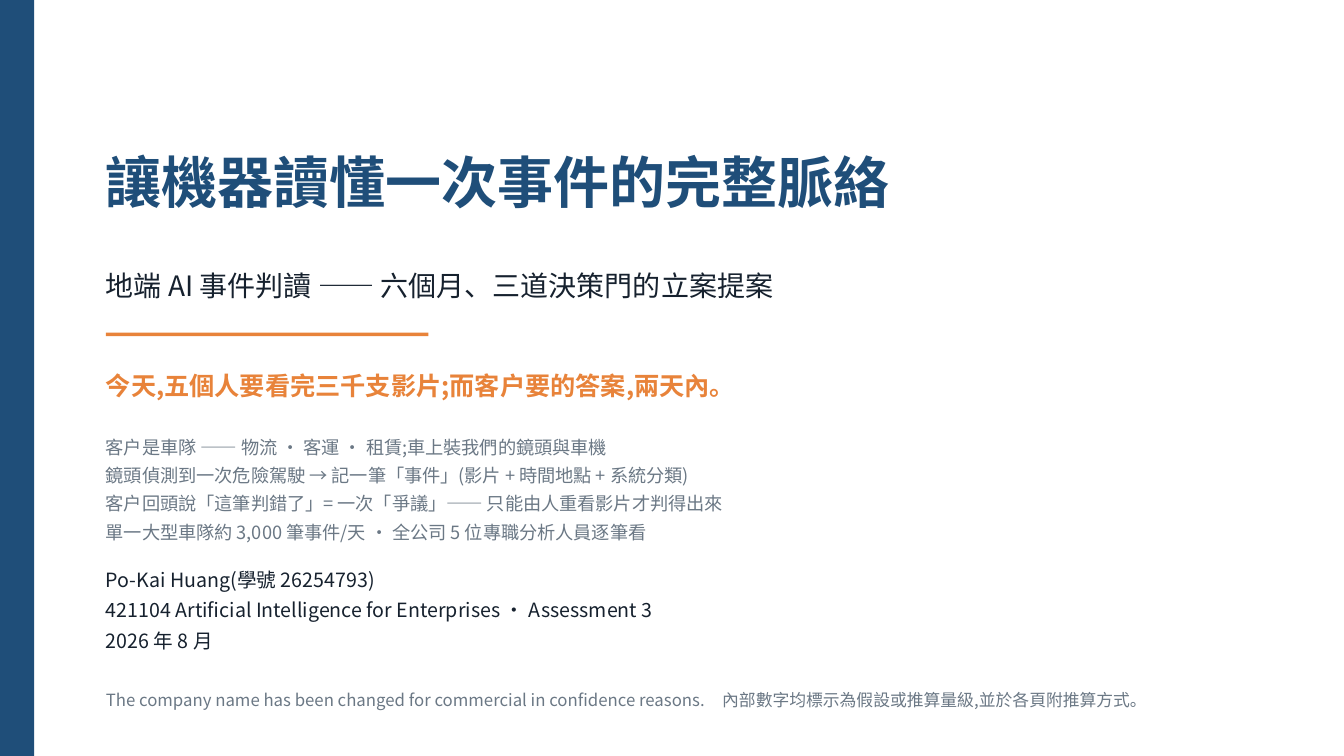
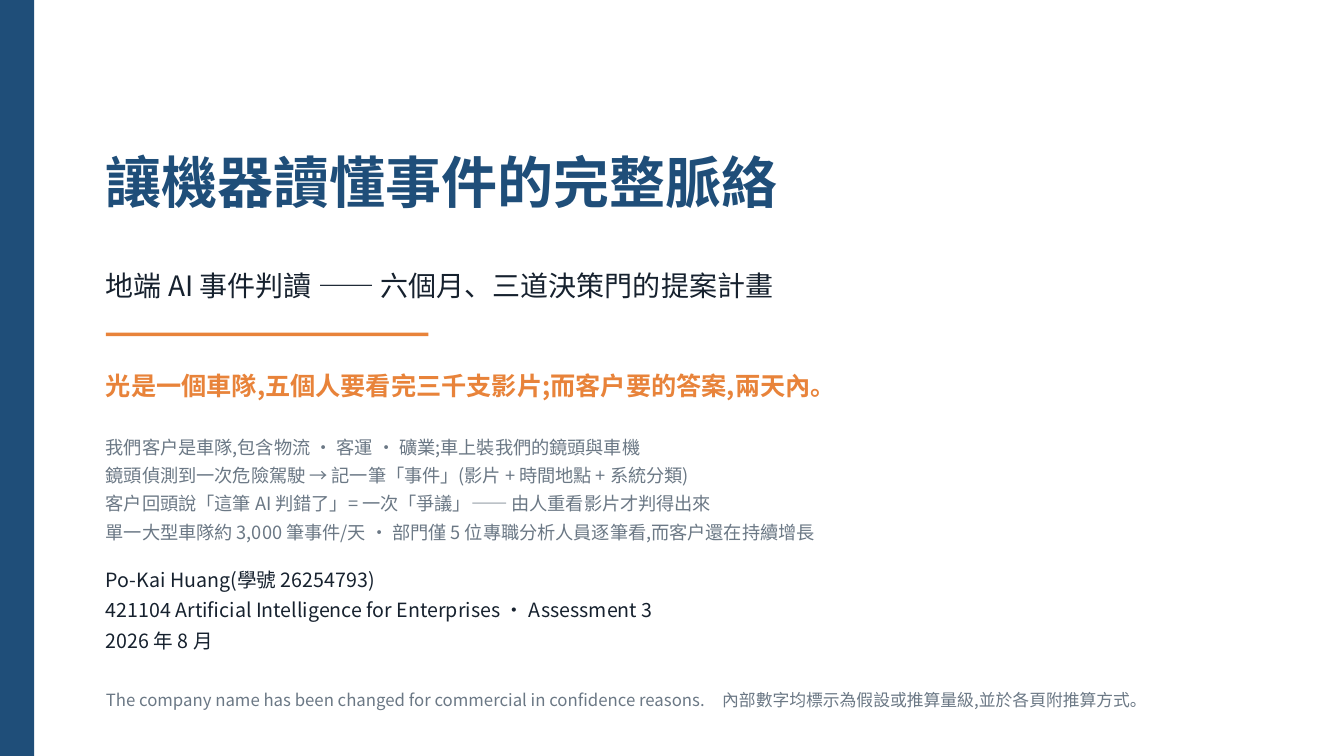
Before and after one commit to pokai-huang0828/UTS_workspace, a slide deck: slide 1 of Artificial Intelligence for Enterprises/Assessment3/Huang_26254793_421104_Assessment 3.pptx. Drawn at 1344x756 pixels with LibreOffice and Linux fonts; fonts in the diff are those of the drawing. Boxes give left, top, right and bottom in pixels: in the first picture for what was removed or moved away, otherwise in the second. Text is boxed around its words. In the diff, an @@ line names an element or a change of style, - is before the commit and + after.

```diff
--- a/Artificial Intelligence for Enterprises/Assessment3/Huang_26254793_421104_Assessment 3.pptx
+++ b/Artificial Intelligence for Enterprises/Assessment3/Huang_26254793_421104_Assessment 3.pptx
@@ text at <box>106,154,777,208</box>: text changed @@
-讓機器讀懂一次事件的完整脈絡
+讓機器讀懂事件的完整脈絡
@@ text at <box>106,272,774,299</box>: text changed @@
-地端 AI 事件判讀 —— 六個月、三道決策門的立案提案
+地端 AI 事件判讀 —— 六個月、三道決策門的提案計畫
@@ text at <box>106,373,836,400</box>: text changed @@
-今天,五個人要看完三千支影片;而客戶要的答案,兩天內。
+光是一個車隊,五個人要看完三千支影片;而客戶要的答案,兩天內。
@@ text at <box>106,438,640,457</box>: text changed @@
-客戶是車隊 —— 物流 · 客運 · 租賃;車上裝我們的鏡頭與車機
+我們客戶是車隊,包含物流 · 客運 · 礦業;車上裝我們的鏡頭與車機
@@ text at <box>106,494,815,542</box>: text changed @@
-客戶回頭說「這筆判錯了」= 一次「爭議」—— 只能由人重看影片才判得出來
-單一大型車隊約 3,000 筆事件/天 · 全公司 5 位專職分析人員逐筆看
+客戶回頭說「這筆 AI 判錯了」= 一次「爭議」—— 由人重看影片才判得出來
+單一大型車隊約 3,000 筆事件/天 · 部門僅 5 位專職分析人員逐筆看,而客戶還在持續增長
```
Also in this commit, not shown: 3 other files.
